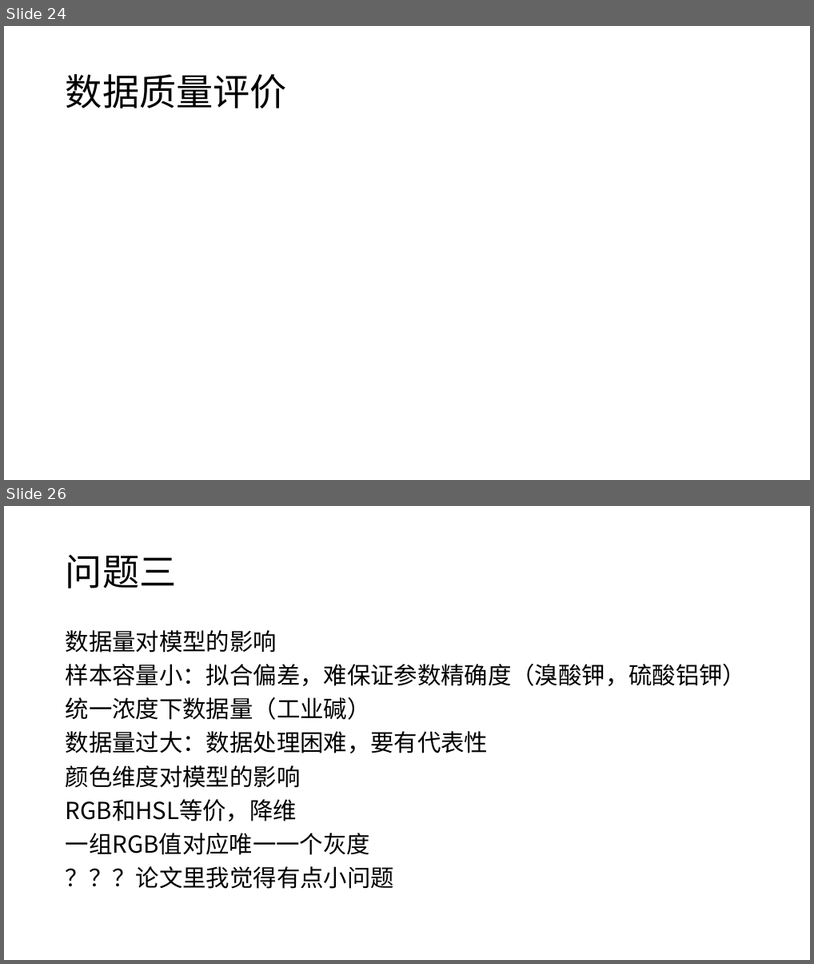
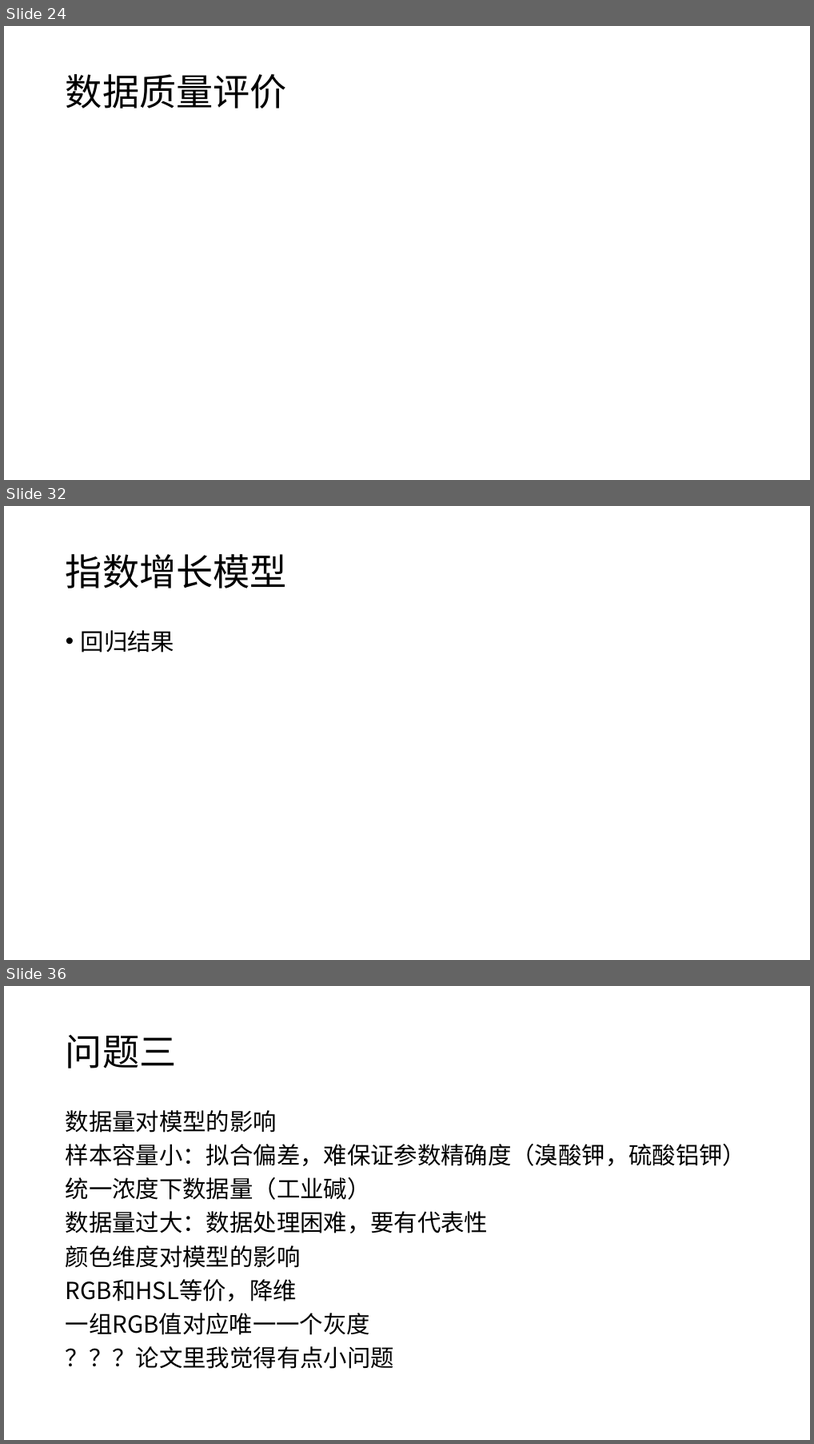
Before and after one commit to yuanjingsong/MCM_Homework, a slide deck: PreG21.pptx. Shown one above the other, each under a label of ours: slides 24 and 26 before the commit, slides 24, 32 and 36 after it; the slides between them are not shown. The pictures are 814x964 and 814x1444 pixels, drawn with LibreOffice and Linux fonts; fonts in the diff are those of the drawing; grey boxes stand for pictures. Boxes give left, top, right and bottom in pixels: in the first picture for what was removed or moved away, otherwise in the second. Text is boxed around its words. In the diff, an @@ line names an element or a change of style, - is before the commit and + after.

```diff
--- a/PreG21.pptx
+++ b/PreG21.pptx
@@ slide 32 added at box(4, 506, 810, 960), background #FFFFFF @@
@@ title added at box(66, 554, 287, 588), 44 pt, text #000000 @@
+指数增长模型
@@ text added at box(81, 630, 174, 652), 28 pt, text #000000 @@
+• 回归结果
@@ what was slide 26 is now slide 36 @@
```
Also in this commit, not shown: 1 slide changed, 9 other slides added.
